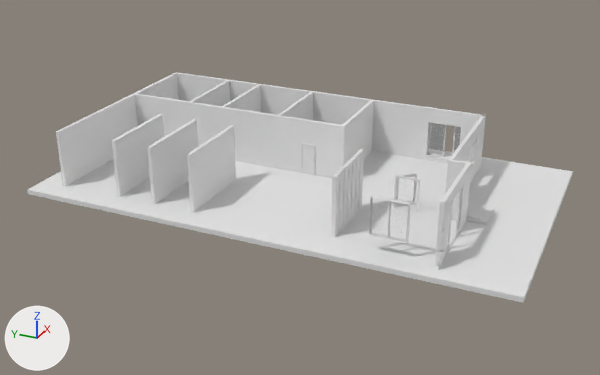
The Blender file 1_CAD/1_HOME/BLENDER/House_Option-2_From_Blender.blend, before and after one commit.
Camera for both pictures: a camera (50 mm lens) standing at (-37.4, -8.8, 21.7) and looking at (6.3, 10.8, -0.1). Lighting does not change. The marker at lower left points along +X, +Y and +Z.

Names of what the first picture shows: 'Door.004', 'Foundation', 'Wall-1', 'Wall-11', 'Wall-12', 'Wall-13', 'Wall-14', 'Wall-18', 'Wall-2', 'Wall-4', 'Wall-5', 'Wall-separators', 'Window.L.002'.
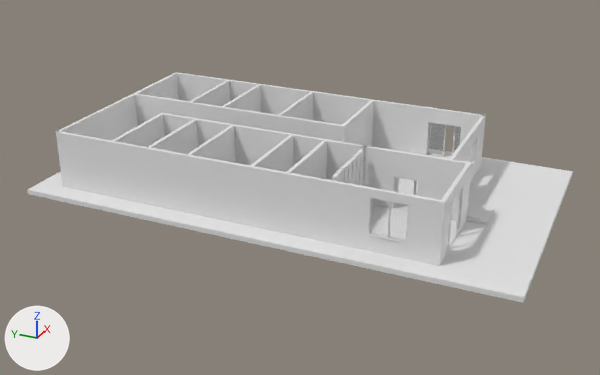
Pixel boxes [x1, y1, x2, y2] of what changed, in the pictures (600 x 375 px):
```json
{"object": "Wall-3", "change": "shown", "after": [56, 131, 442, 265]}
{"object": "Wall-8", "change": "shown", "after": [160, 113, 449, 200]}
{"object": "Wall-9", "change": "shown", "after": [287, 140, 327, 179]}
{"object": "Wall-10", "change": "shown", "after": [250, 135, 293, 172]}
{"object": "Door.004", "change": "deleted", "before": [302, 145, 313, 175]}
{"object": "DoorFrame.002", "change": "deleted", "before": [301, 143, 315, 176]}
{"object": "Wall-11", "change": "unchanged, covered by the edit", "before": [187, 125, 236, 212], "after": [188, 125, 235, 163]}
{"object": "Wall-12", "change": "unchanged, covered by the edit", "before": [147, 119, 198, 204], "after": [148, 119, 198, 154]}
{"object": "Wall-13", "change": "unchanged, covered by the edit", "before": [112, 114, 165, 197], "after": [112, 114, 165, 147]}
{"object": "Wall-separators", "change": "unchanged, covered by the edit", "before": [331, 149, 364, 237], "after": [332, 149, 364, 186]}
```

The change, as JSON lines over the scene's bpy script:
```json
{"op": "remove", "block": "ob_wall_3", "code": "ob_wall_3.hide_set(True)"}
{"op": "remove", "block": "ob_wall_8", "code": "ob_wall_8.hide_set(True)"}
{"op": "remove", "block": "ob_wall_9", "code": "ob_wall_9.hide_set(True)"}
{"op": "remove", "block": "ob_wall_10", "code": "ob_wall_10.hide_set(True)"}
{"op": "add", "block": "ob_wall_18", "code": "_m = ob_wall_18.modifiers.new('Boolean', 'BOOLEAN')"}
{"op": "remove", "block": "ob_handle_front_003", "code": ["ob_handle_front_003 = bpy.data.objects.new('Handle_Front.003', me_handle_front_001)", "ob_handle_front_003.parent = ob_door_003", "ob_handle_front_003.location = (-0.764, 0.029, 0.0)", "ob_handle_front_003.rotation_euler = (3.142, 0.0, 0.0)  # degrees (180, 0, 0)", "_m = ob_handle_front_003.modifiers.new('Subdivision', 'SUBSURF')", "_m.levels = 2"]}
{"op": "remove", "block": "ob_handle_back_003", "code": ["ob_handle_back_003 = bpy.data.objects.new('Handle_Back.003', me_handle_back_001)", "ob_handle_back_003.parent = ob_door_003", "ob_handle_back_003.location = (-0.764, 0.005, 0.0)", "_m = ob_handle_back_003.modifiers.new('Subdivision', 'SUBSURF')", "_m.levels = 2"]}
{"op": "remove", "block": "ob_doorframe_002", "code": ["ob_doorframe_002 = bpy.data.objects.new('DoorFrame.002', me_doorfrane_002)", "ob_doorframe_002.parent = ob_door_bed_1", "ob_doorframe_002.matrix_parent_inverse = Matrix(((1.0, 0.0, 0.0, -8.139), (0.0, 1.0, 0.0, -11.09), (0.0, 0.0, 1.0, -1.435), (0.0, 0.0, 0.0, 1.0)))", "ob_doorframe_002.location = (8.139, 11.09, 1.435)", "ob_doorframe_002.rotation_euler = (0.0, 0.0, 1.571)  # degrees (0, 0, 90)"]}
{"op": "remove", "block": "ob_door_004", "code": ["ob_door_004 = bpy.data.objects.new('Door.004', me_door_004)", "ob_door_004.parent = ob_doorframe_002", "ob_door_004.location = (0.418, -0.0221, 1.05)"]}
{"op": "remove", "block": "ob_handle_front_004", "code": "ob_handle_front_004.parent = ob_door_004"}
{"op": "remove", "block": "ob_handle_back_004", "code": "ob_handle_back_004.parent = ob_door_004"}
```
